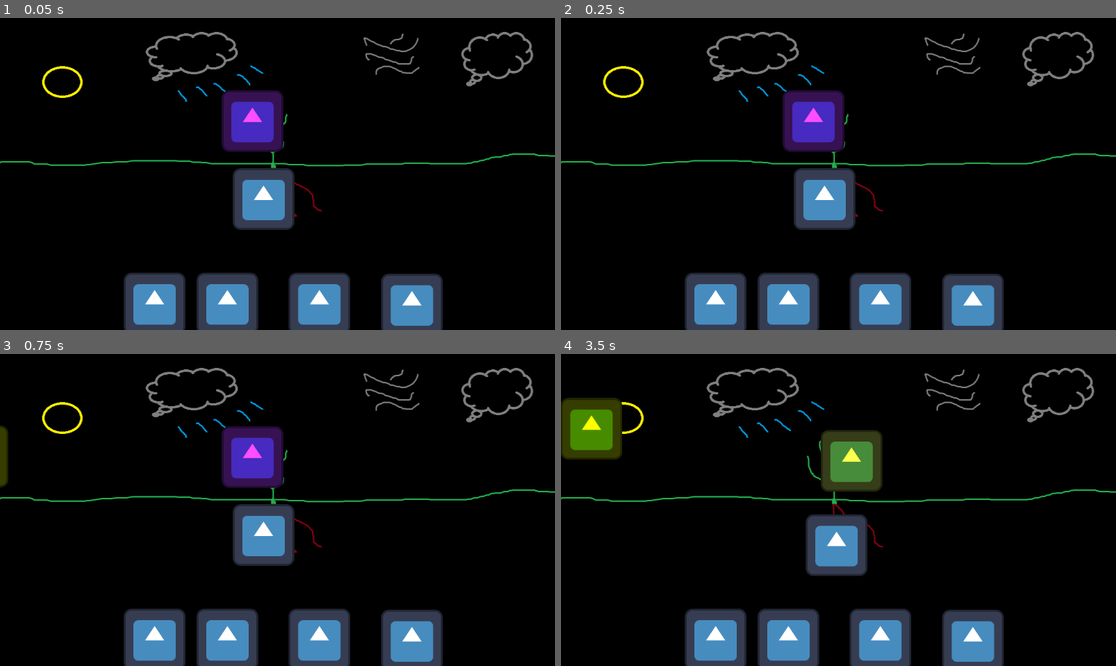
Above: before the commit, frames 1-4 (two rows, left to right).
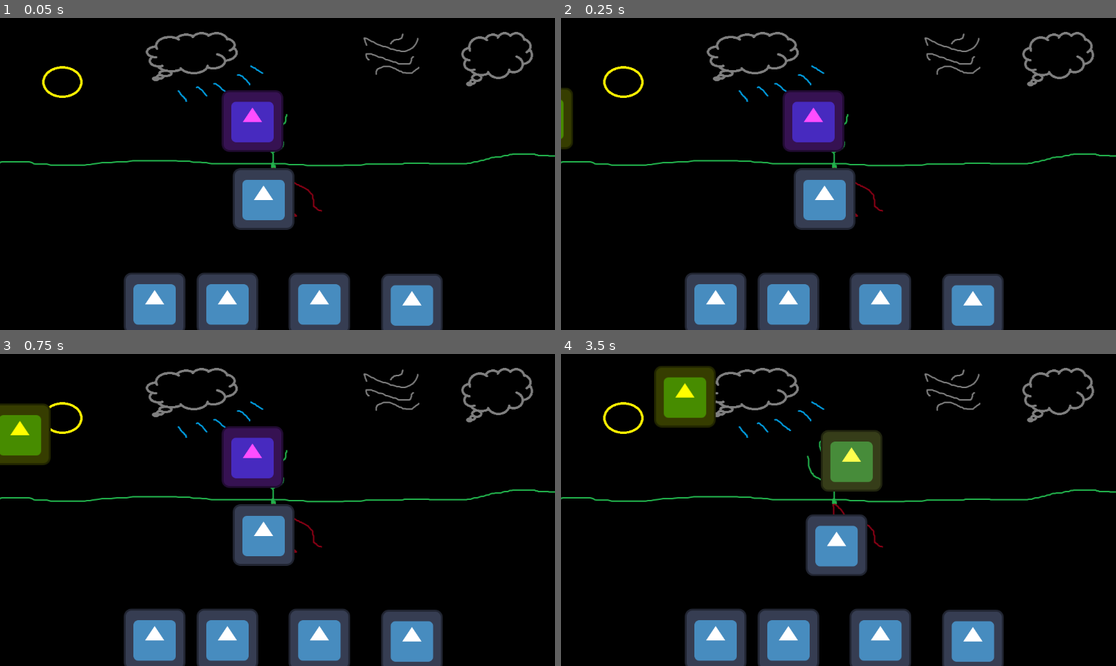
Above: after the commit, the same moments.

Repository: RadekGrzankowski/RatunkuJestemDrzewem
Game: Godot game, scene res://Scenes/Levels/my_level.tscn
Two runs of this game, one before a commit and one after it. Both use one fixed random seed, a clock stepped at 60 frames per second and the inputs below. The engine's default icon, where the game draws it, is replaced by a stand-in: a white triangle on a blue panel in a dark square.
Inputs (mouse positions are in pixels of both pictures, inside the frame that each line leads up to):
- Up to frame 1 (0.05 s): no input
- Up to frame 2 (0.25 s): no input
- Up to frame 3 (0.75 s): click (410, 641) at 0.5 s
- Up to frame 4 (3.5 s): click (882, 641) at 1.25 s; click (788, 637) at 2 s; click (716, 637) at 2.75 s

Frame 1 is identical in both runs. In frame 2, 0.4% of the frame differs, in the area x 0-3%, y 22-43%; in frame 3, 1.8%; in frame 4, 4.3%, in the area x 0-28%, y 3-34%.

Commit message:
Weather buffs foundation

Diff:
--- a/OtherScripts/AnimationPlayer.gd
+++ b/OtherScripts/AnimationPlayer.gd
@@ -1,6 +1,7 @@
 extends AnimationPlayer
 var Weathers = ["WeatherSun","WeatherRain","WeatherWind","WeatherClouds"];
-var DaysAmount = 7
+var DaysAmount = 7;
+var IsSunCooldownResuced = false;
 
 # Called when the node enters the scene tree for the first time.
 func _ready():
@@ -16,4 +17,27 @@
 
 # Called every frame. 'delta' is the elapsed time since the previous frame.
 func _process(delta):
-	pass
+
+	print($"../ButtonSun/TimerSun".get_time_left());
+	var old_name = get_current_animation();
+	if old_name == "WeatherSun":
+		if IsSunCooldownResuced == false:
+			IsSunCooldownResuced = true;
+			_on_animation_started(old_name);
+			print($"../ButtonSun/TimerSun".get_wait_time());
+
+	if old_name == "WeatherRain":
+		pass#print("cooldown for leaf is lower now!");
+	if old_name == "WeatherWind":
+		pass#print("Beware the wind");
+	if old_name == "WeatherClouds":
+		pass#print("beware the clouds");
+
+
+
+
+func _on_animation_started(anim_name):
+	if anim_name == "WeatherSun":
+		var czas = $"../ButtonSun/TimerSun".get_wait_time();
+		$"../ButtonSun/TimerSun".set_wait_time(czas-1);
+		print(czas);
--- a/Scenes/Levels/my_level.tscn
+++ b/Scenes/Levels/my_level.tscn
@@ -60,6 +60,38 @@
 "values": [Vector2(1270, 197)]
 }
 
+[sub_resource type="Animation" id="Animation_78ppa"]
+resource_name = "WeatherClouds"
+length = 70.0
+tracks/0/type = "value"
+tracks/0/imported = false
+tracks/0/enabled = true
+tracks/0/path = NodePath("AnimationPlayer/PlaceholderClouds:position")
+tracks/0/interp = 1
+tracks/0/loop_wrap = true
+tracks/0/keys = {
+"times": PackedFloat32Array(0, 10, 20, 30, 40, 50, 60, 70),
+"transitions": PackedFloat32Array(1, 1, 1, 1, 1, 1, 1, 1),
+"update": 0,
+"values": [Vector2(1270, 197), Vector2(1055, 86), Vector2(780, 76), Vector2(665, 71), Vector2(499, 67), Vector2(268, 84), Vector2(-18, 128), Vector2(-192, 176)]
+}
+
+[sub_resource type="Animation" id="Animation_becot"]
+resource_name = "WeatherRain"
+length = 70.0
+tracks/0/type = "value"
+tracks/0/imported = false
+tracks/0/enabled = true
+tracks/0/path = NodePath("AnimationPlayer/PlaceholderRain:position")
+tracks/0/interp = 1
+tracks/0/loop_wrap = true
+tracks/0/keys = {
+"times": PackedFloat32Array(0, 10, 15, 20, 25, 35.8, 50, 70),
+"transitions": PackedFloat32Array(1, 1, 1, 1, 1, 1, 1, 1),
+"update": 0,
+"values": [Vector2(-104, 50), Vector2(102, 62), Vector2(214, 83), Vector2(315.455, 82.5455), Vector2(432, 82), Vector2(672, 46), Vector2(923, 80), Vector2(1330, 78)]
+}
+
 [sub_resource type="Animation" id="Animation_hp7ma"]
 resource_name = "Weather"
 length = 70.0
@@ -76,22 +108,6 @@
 "values": [Vector2(-76, 228), Vector2(116, 128), Vector2(212, 100), Vector2(327, 71), Vector2(463, 64), Vector2(548, 65), Vector2(623, 65), Vector2(764, 88), Vector2(976, 164), Vector2(1255, 355)]
 }
 
-[sub_resource type="Animation" id="Animation_becot"]
-resource_name = "WeatherRain"
-length = 70.0
-tracks/0/type = "value"
-tracks/0/imported = false
-tracks/0/enabled = true
-tracks/0/path = NodePath("AnimationPlayer/PlaceholderRain:position")
-tracks/0/interp = 1
-tracks/0/loop_wrap = true
-tracks/0/keys = {
-"times": PackedFloat32Array(0, 10, 15, 20, 25, 35.8, 50, 70),
-"transitions": PackedFloat32Array(1, 1, 1, 1, 1, 1, 1, 1),
-"update": 0,
-"values": [Vector2(-104, 50), Vector2(102, 62), Vector2(214, 83), Vector2(315.455, 82.5455), Vector2(432, 82), Vector2(672, 46), Vector2(923, 80), Vector2(1330, 78)]
-}
-
 [sub_resource type="Animation" id="Animation_t38p3"]
 resource_name = "WeatherWind"
 length = 40.0
@@ -106,22 +122,6 @@
 "transitions": PackedFloat32Array(1, 1, 1, 1),
 "update": 0,
 "values": [Vector2(1274, 45), Vector2(966, 207), Vector2(213, 143), Vector2(-260, 160)]
-}
-
-[sub_resource type="Animation" id="Animation_78ppa"]
-resource_name = "WeatherClouds"
-length = 70.0
-tracks/0/type = "value"
-tracks/0/imported = false
-tracks/0/enabled = true
-tracks/0/path = NodePath("AnimationPlayer/PlaceholderClouds:position")
-tracks/0/interp = 1
-tracks/0/loop_wrap = true
-tracks/0/keys = {
-"times": PackedFloat32Array(0, 10, 20, 30, 40, 50, 60, 70),
-"transitions": PackedFloat32Array(1, 1, 1, 1, 1, 1, 1, 1),
-"update": 0,
-"values": [Vector2(1270, 197), Vector2(1055, 86), Vector2(780, 76), Vector2(665, 71), Vector2(499, 67), Vector2(268, 84), Vector2(-18, 128), Vector2(-192, 176)]
 }
 
 [sub_resource type="AnimationLibrary" id="AnimationLibrary_4obxu"]
@@ -141,6 +141,7 @@
 libraries = {
 "": SubResource("AnimationLibrary_4obxu")
 }
+speed_scale = 4.0
 script = ExtResource("1_36a1c")
 
 [node name="PlaceholderSun" type="Sprite2D" parent="AnimationPlayer"]
@@ -276,6 +277,7 @@
 
 [node name="Timer" type="Timer" parent="AudioStreamPlayer"]
 
+[connection signal="animation_started" from="AnimationPlayer" to="AnimationPlayer" method="_on_animation_started"]
 [connection signal="pressed" from="ButtonRain" to="ButtonRain" method="_on_pressed"]
 [connection signal="timeout" from="ButtonRain/TimerRain" to="ButtonRain" method="_on_timer_timeout"]
 [connection signal="pressed" from="ButtonSun" to="ButtonSun" method="_on_pressed"]
